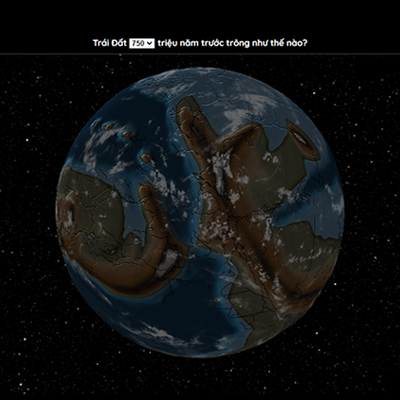
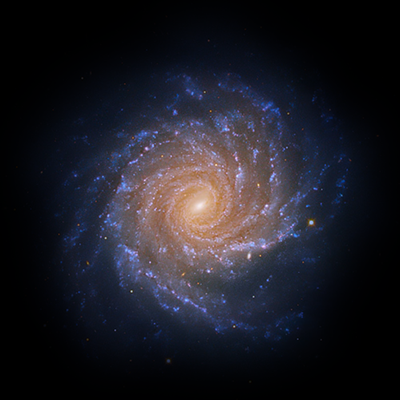
Comparing the layer stacks of the two w=400, h=400 images. Changes:
added layer "galactictop" above "trai-dat-750-trieu-nam-truoc-trong-nhu-the-nao" over bbox(0, 0, 400, 400)
hid "trai-dat-750-trieu-nam-truoc-trong-nhu-the-nao" over bbox(0, 31, 400, 395)
hid "Layer 3" over bbox(0, 0, 400, 400)
